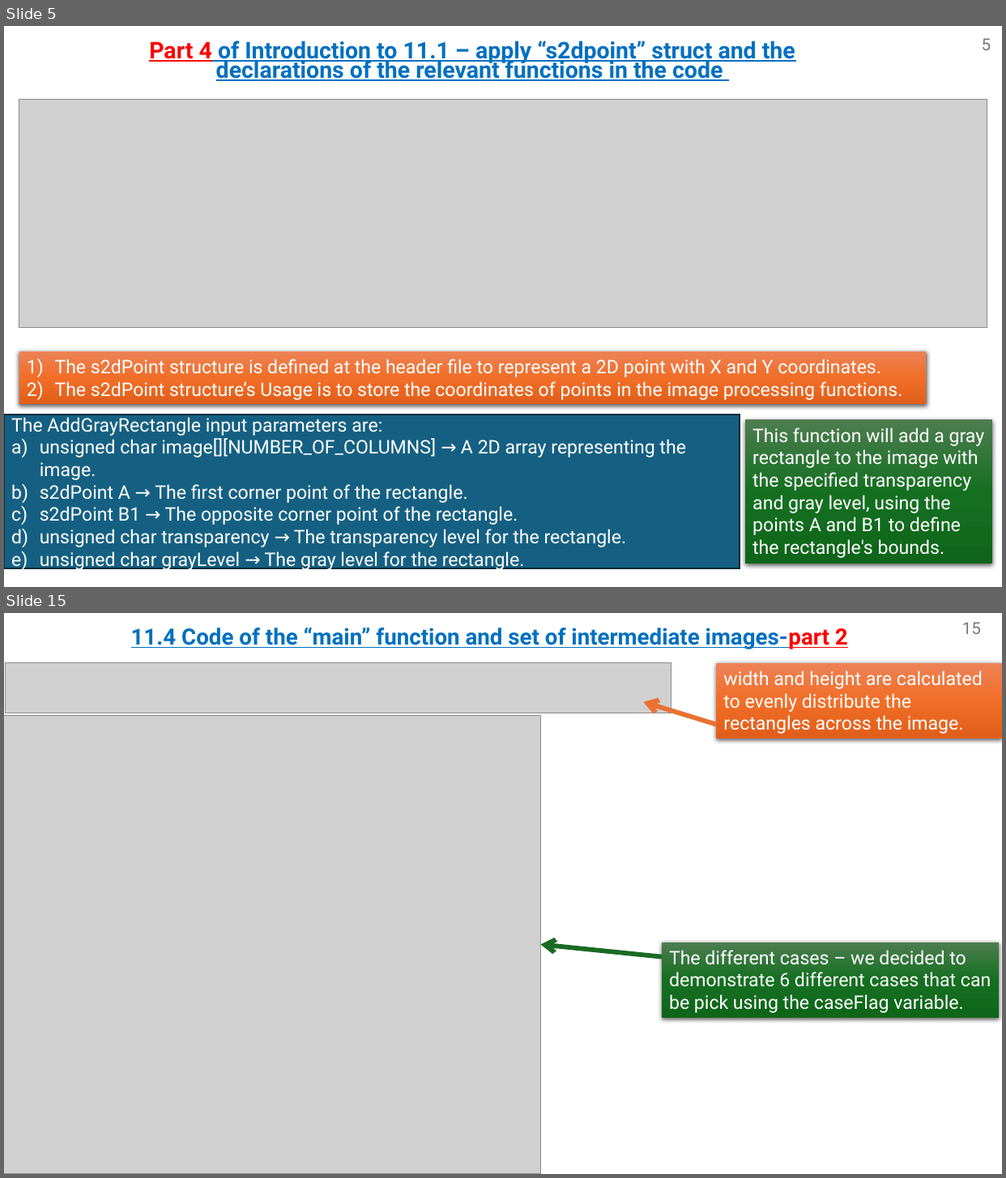
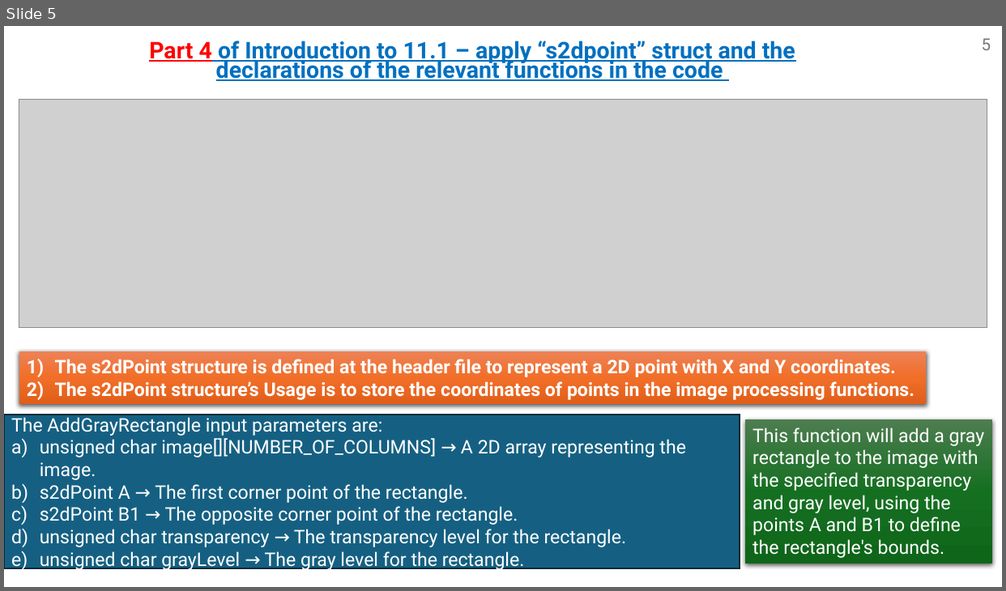
Before and after one commit to omripony/image-processing, a slide deck: labs/Assignment_11.pptx. Shown one above the other, each under a label of ours: slides 5 and 15 before the commit, slide 5 after it; the slides between them are not shown. The pictures are 1006x1178 and 1006x591 pixels, drawn with LibreOffice and Linux fonts; fonts in the diff are those of the drawing; grey boxes stand for pictures. Boxes give left, top, right and bottom in pixels: in the first picture for what was removed or moved away, otherwise in the second. Text is boxed around its words. In the diff, an @@ line names an element or a change of style, - is before the commit and + after.

```diff
--- a/labs/Assignment_11.pptx
+++ b/labs/Assignment_11.pptx
@@ slide 15 removed at (x1=4, y1=613, x2=1002, y2=1174), background #FFFFFF @@
@@ title removed at (x1=131, y1=628, x2=848, y2=649) @@
-11.4 Code of the “main” function and set of intermediate images-part 2
@@ page number removed at (x1=962, y1=622, x2=981, y2=634) @@
-15
@@ picture removed at (x1=6, y1=662, x2=671, y2=713) @@
@@ rectangle removed at (x1=717, y1=663, x2=1002, y2=739) @@
-width and height are calculated to evenly distribute the rectangles across the image.
@@ arrow removed from (717, 725) to (643, 702) @@
@@ picture removed at (x1=4, y1=715, x2=541, y2=1174) @@
@@ arrow removed from (662, 957) to (541, 944) @@
@@ rectangle removed at (x1=662, y1=943, x2=999, y2=1018) @@
-The different cases – we decided to demonstrate 6 different cases that can be pick using the caseFlag variable.
@@ slide 5 changed as well @@
@@ rectangle "The s2dPoint structure is defined ..." at (x1=19, y1=352, x2=927, y2=405): bold on @@
```
Also in this commit, not shown: 5 other slides changed, 23 slides added, 8 other slides removed.
